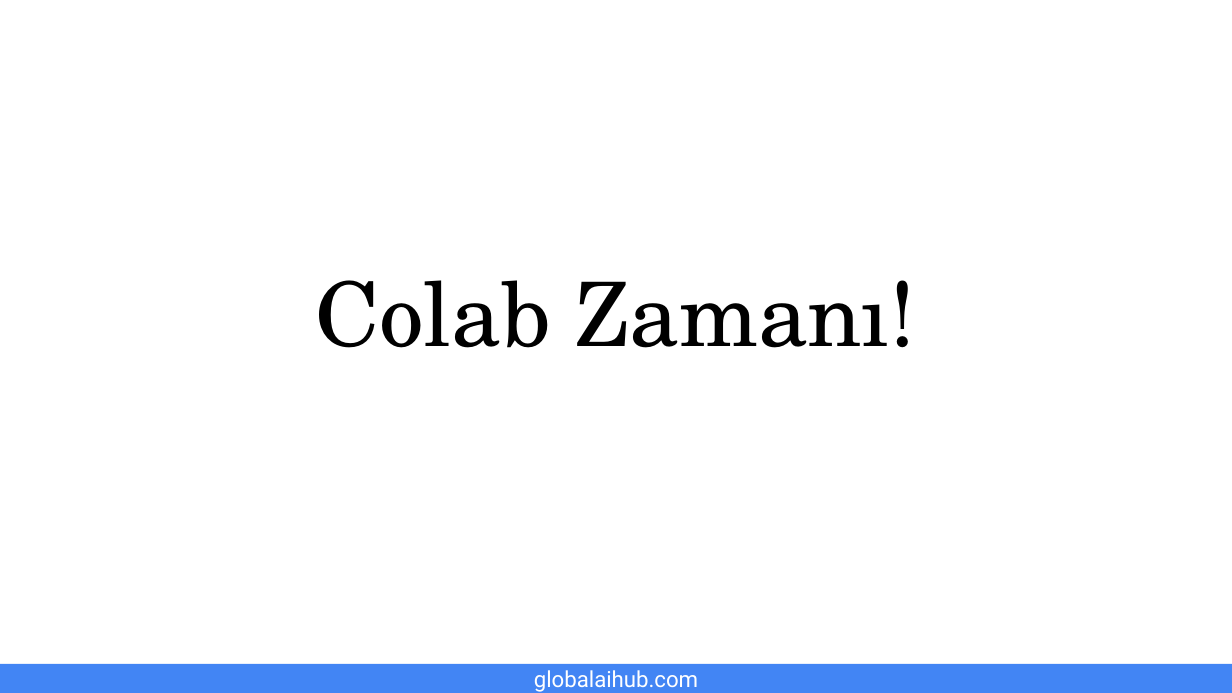
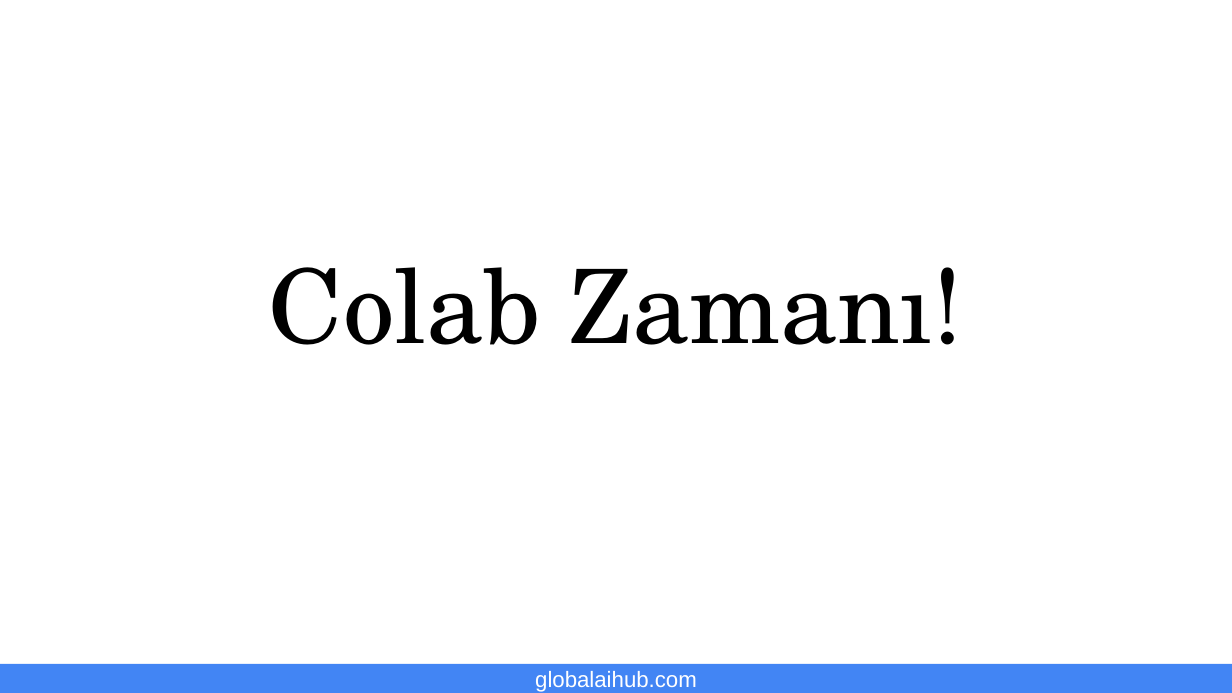
Before and after one commit to gaih/introduction-to-machine-learning, a slide deck: slide 18 of Presentations/Day 5 Presentation.pptx. Drawn at 1232x693 pixels with LibreOffice and Linux fonts; fonts in the diff are those of the drawing; background and template pictures are left out. Boxes give left, top, right and bottom in pixels: in the first picture for what was removed or moved away, otherwise in the second. Text is boxed around its words. In the diff, an @@ line names an element or a change of style, - is before the commit and + after.

```diff
--- a/Presentations/Day 5 Presentation.pptx
+++ b/Presentations/Day 5 Presentation.pptx
@@ title "Colab Zamanı!" at box(269, 267, 963, 345): size 52 to 60 pt @@
@@ text "globalaihub.com" at box(535, 671, 697, 692): font Roboto to Arial @@
```
Also in this commit, not shown: 5 other slides changed, 12 slides added, 12 slides removed, 2 other files.
